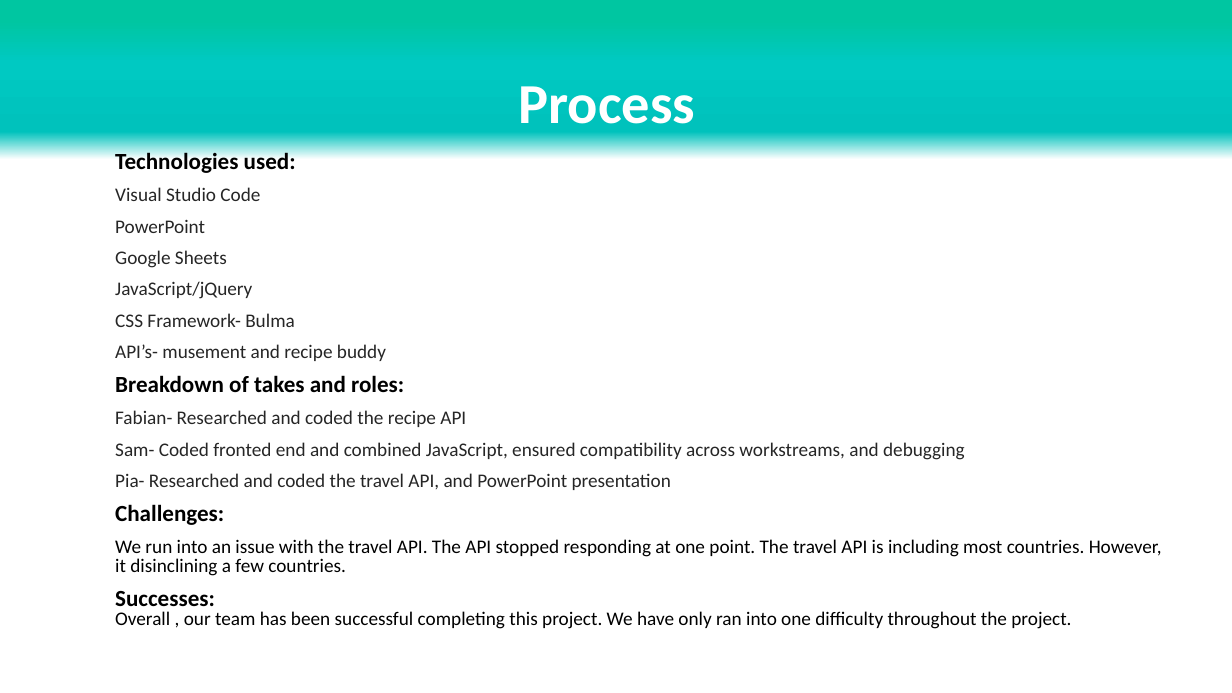
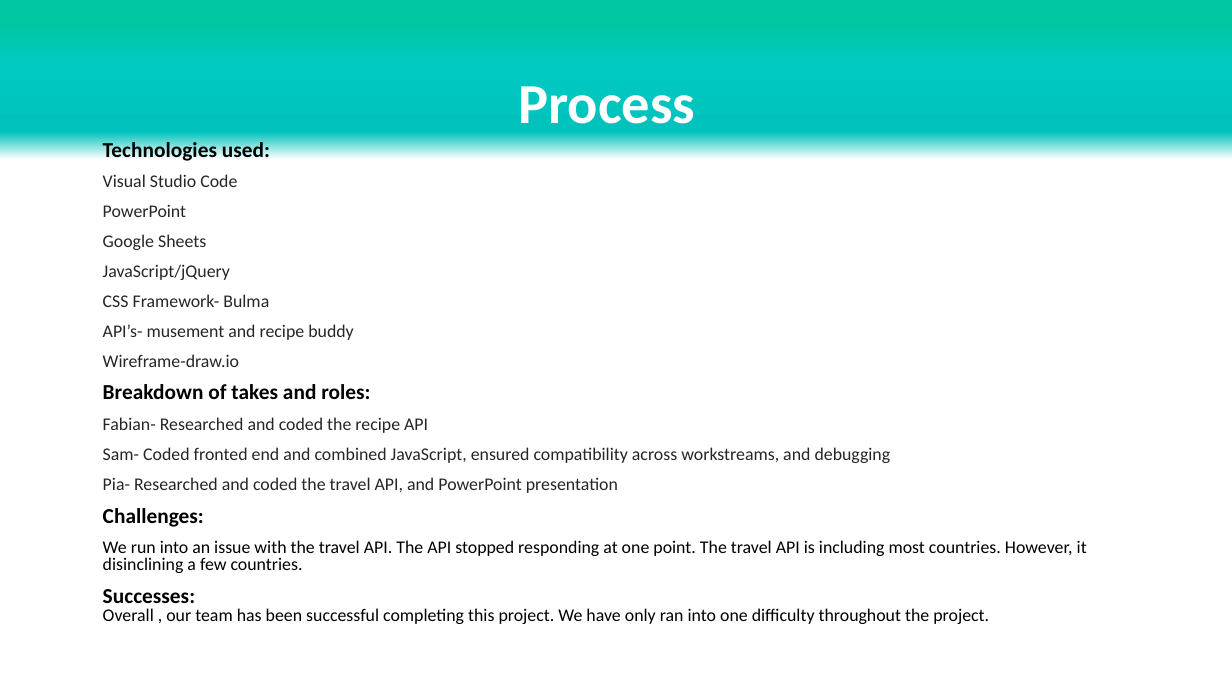
Before and after one commit to stadds/TravelBuddy, a slide deck: slide 4 of Project1-Presentation.pptx. Drawn at 1232x693 pixels with LibreOffice and Linux fonts; fonts in the diff are those of the drawing. Boxes give left, top, right and bottom in pixels: in the first picture for what was removed or moved away, otherwise in the second. Text is boxed around its words. In the diff, an @@ line names an element or a change of style, - is before the commit and + after.

Commit message:
Add files via upload
Added wireframe draw.io

```diff
--- a/Project1-Presentation.pptx
+++ b/Project1-Presentation.pptx
@@ text "Technologies used:": place and size @@
-text "Technologies used:" at [115, 150, 1162, 629]
+text "Technologies used:" at [103, 139, 1087, 624]
@@ text at [103, 139, 1087, 624]: size 18 to 16.6 pt in "Technologies used:", "Breakdown of takes and roles:", "Challenges:", "Successes:"; size 15 to 13.9 pt in "Visual Studio Code", "PowerPoint", "Google Sheets", "JavaScript/jQuery" and 7 more places @@
@@ text at [103, 354, 239, 367]: paragraph added @@
+Wireframe-draw.io
```
